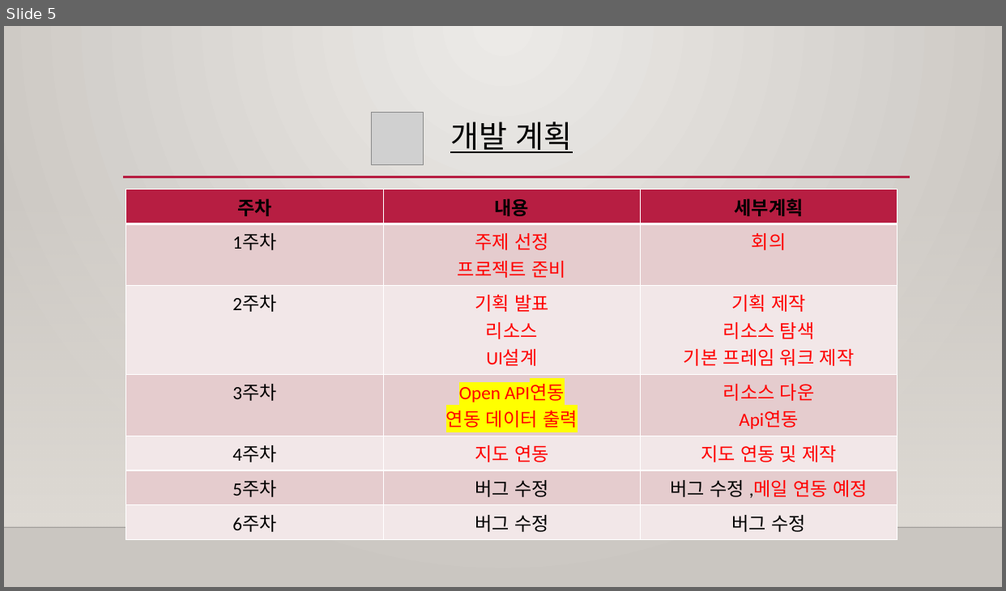
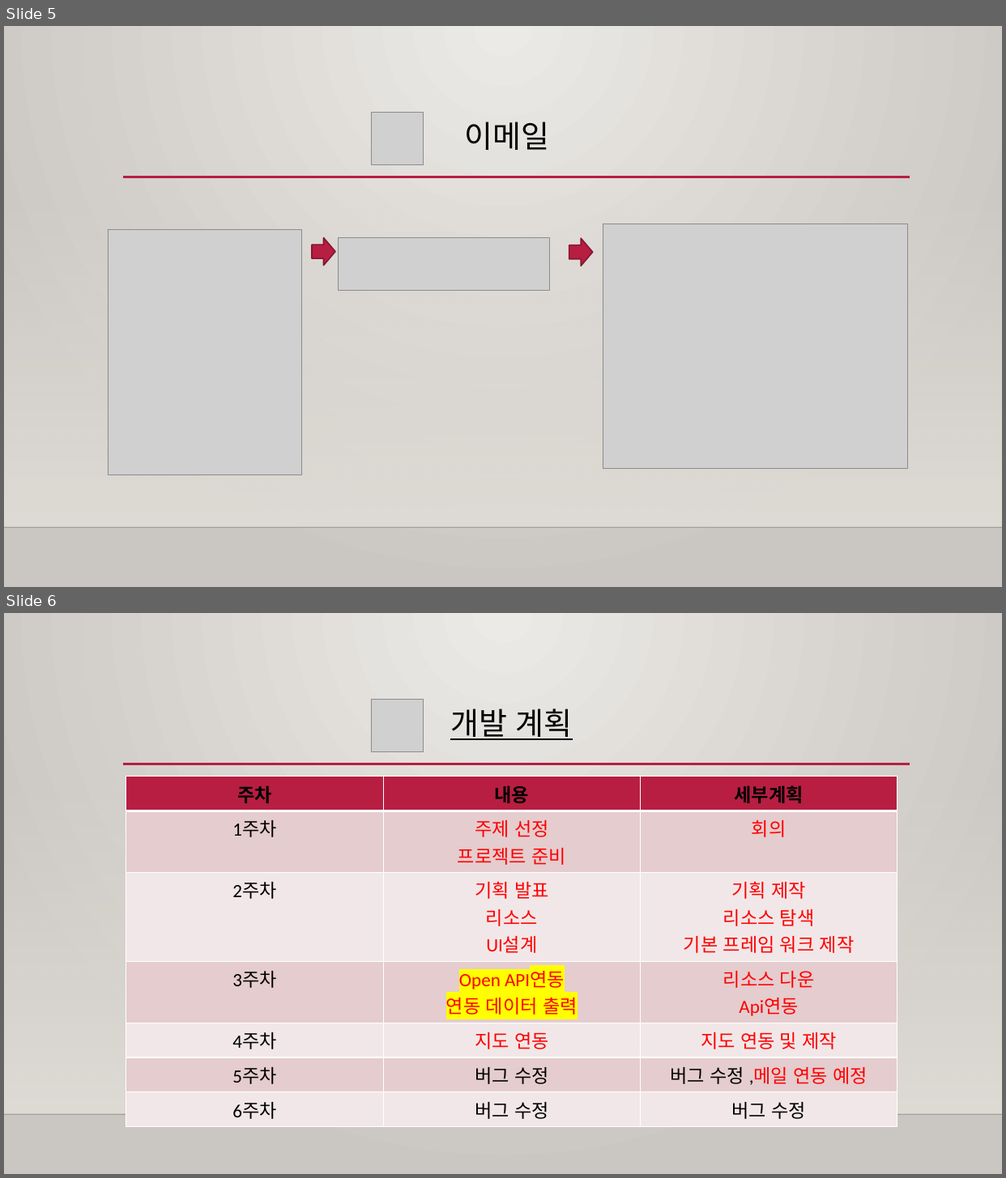
Before and after one commit to changgeunjoe/scriptLang, a slide deck: 프로젝트 발표자료/스크립트 언어 기말 발표.pptx. Shown one above the other, each under a label of ours: slide 5 before the commit, slides 5 and 6 after it. The pictures are 1006x591 and 1006x1178 pixels, drawn with LibreOffice and Linux fonts; fonts in the diff are those of the drawing; grey boxes stand for pictures; background and template pictures are left out. Boxes give left, top, right and bottom in pixels: in the first picture for what was removed or moved away, otherwise in the second. Text is boxed around its words. In the diff, an @@ line names an element or a change of style, - is before the commit and + after.

```diff
--- a/프로젝트 발표자료/스크립트 언어 기말 발표.pptx
+++ b/프로젝트 발표자료/스크립트 언어 기말 발표.pptx
@@ slide 5 added at <box>4,26,1002,587</box>, background gradient #ECEAE7 to #CAC7C1; not listed: 3 template elements that a slide beside it also shows @@
@@ picture added at <box>371,113,424,165</box> @@
@@ text added at <box>465,122,550,150</box>, 29.6 pt, text #000000 @@
+이메일
@@ picture added at <box>108,229,302,475</box> @@
@@ right arrow added at <box>312,238,335,266</box>, fill #B71E42, outline #871631 1.25 pt @@
@@ picture added at <box>339,238,551,290</box> @@
@@ right arrow added at <box>569,238,592,267</box>, fill #B71E42, outline #871631 1.25 pt @@
@@ picture added at <box>603,224,908,468</box> @@
@@ what was slide 5 is now slide 6 @@
```
Also in this commit, not shown: 4 slides changed, 14 other files.
